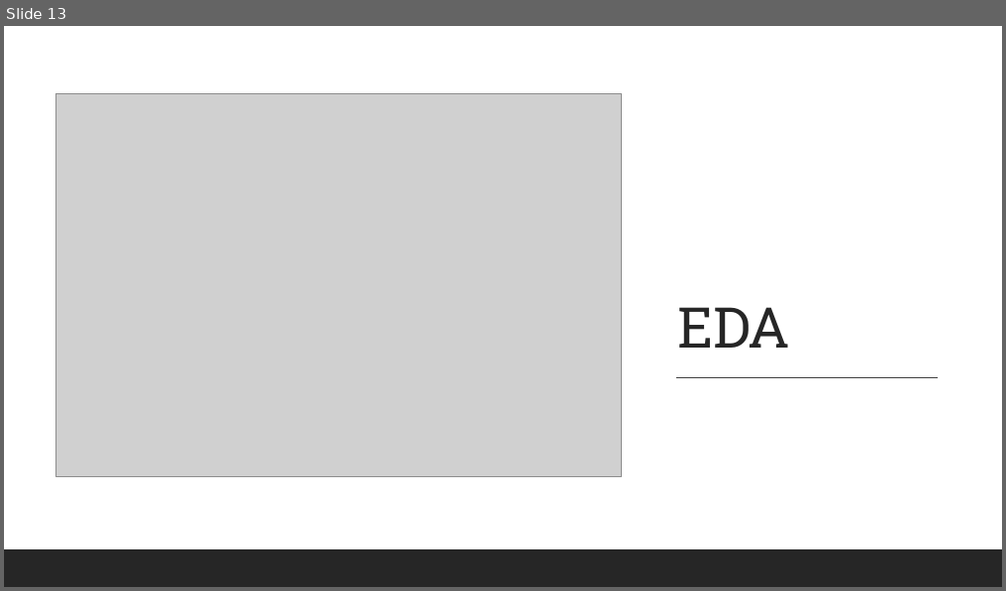
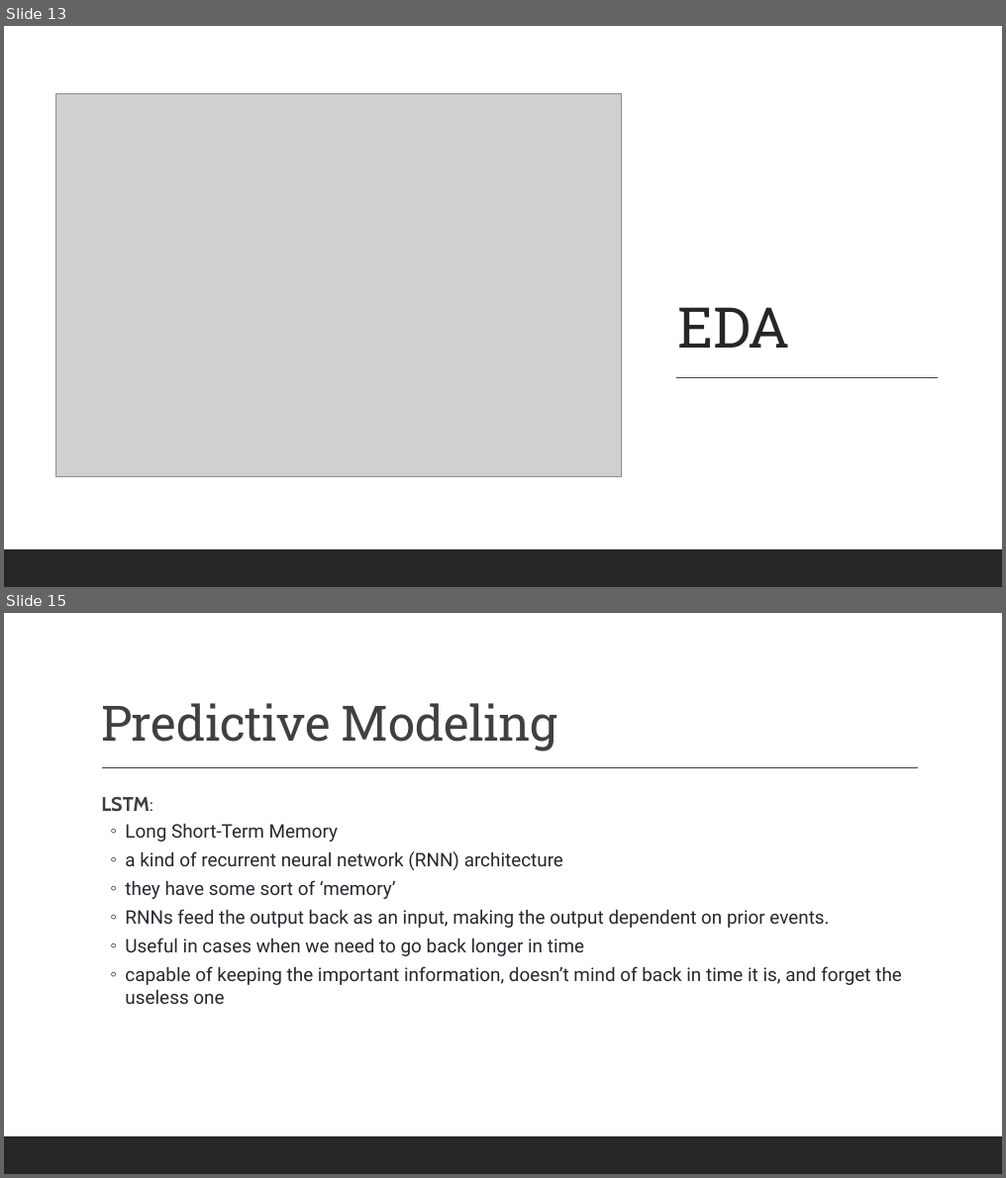
Before and after one commit to VargheseTresa/SpringBoard, a slide deck: cap3/Capstone_Final_Slides.pptx. Shown one above the other, each under a label of ours: slide 13 before the commit, slides 13 and 15 after it; the slides between them are not shown. The pictures are 1006x591 and 1006x1178 pixels, drawn with LibreOffice and Linux fonts; fonts in the diff are those of the drawing; grey boxes stand for pictures. Boxes give left, top, right and bottom in pixels: in the first picture for what was removed or moved away, otherwise in the second. Text is boxed around its words. In the diff, an @@ line names an element or a change of style, - is before the commit and + after.

```diff
--- a/cap3/Capstone_Final_Slides.pptx
+++ b/cap3/Capstone_Final_Slides.pptx
@@ slide 15 added at (4,613,1002,1174), background #FFFFFF @@
@@ title added at (101,703,557,752), 47 pt, text #404040 @@
+Predictive Modeling
@@ line added from (102, 768) to (918, 768), #404040 1 pt @@
@@ text added at (101,797,902,1004), 18 pt, text #24292F @@
+  LSTM:
+  ◦ Long Short-Term Memory
+  ◦ a kind of recurrent neural network (RNN) architecture
+  ◦ they have some sort of ‘memory’
+  ◦ RNNs feed the output back as an input, making the output dependent on prior events.
+  ◦ Useful in cases when we need to go back longer in time
+  ◦ capable of keeping the important information, doesn’t mind of back in time it is, and forget the useless one
@@ rectangle added at (4,1137,1002,1174), fill #262626 @@
```
Also in this commit, not shown: 1 slide changed, 4 other slides added, 1 slide removed, 2 other files.
